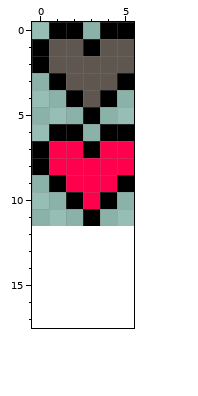
Pixel-art sprite, stored at img/lifebar.png. The picture above was drawn from the file before the commit.
The file is 12x24 pixels, drawn in blocks of 2x2; one block is one cell here. The old version is drawn lined up with the new one, on the new canvas.
New version:
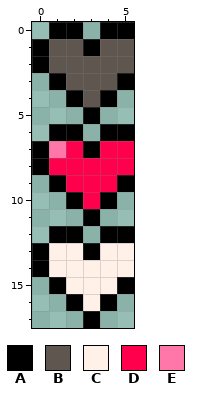
Palette (. is transparent): A #000000  B #5f574f  C #fff1e8  D #ff004d  E #ff77a8
Edits made:
canvas 6x12 -> 6x18
There is now colour A in row 12 at x 1 to 2 and 4 to 5; in row 13 at x 0 and 3; in row 14 at x 0; in row 15 at x 1 and 5; in row 16 at x 2 and 4; in row 17 at x 3.
There is now colour C in row 13 at x 1 to 2 and 4 to 5; in row 14 at x 1 to 5; in row 15 at x 2 to 4; in row 16 at x 3.
The edit turns colour D into colour E in row 7 at x 1.
Pixel boxes of the changes (left, top, right, bottom) in both pictures:
changed: (49, 141, 66, 158)
added: (32, 226, 134, 328)
